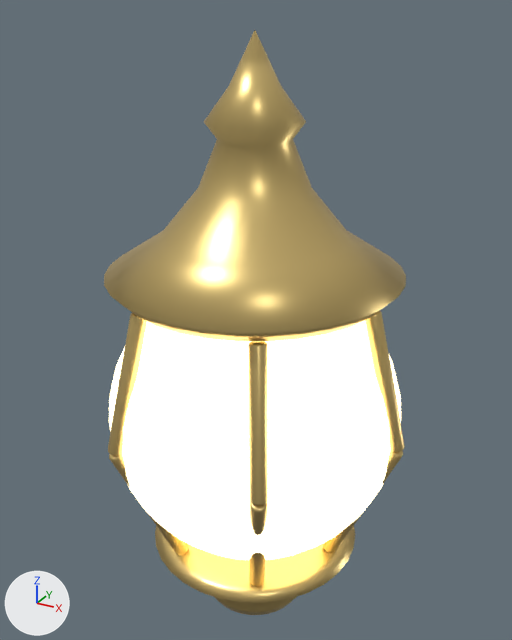
An edit to the glTF model assets/models/gen/lamp_globe.glb, drawn before and after from the same camera.
Rendered twice from a 50 mm lens placed at (0.414, -0.751, 0.821), pointed at (-0.007, 0.015, 0.438). The axes (+X, +Y, +Z) are drawn at lower left. The lights are the same throughout. The older version comes first. Vertices at exactly the same position are counted once.

Names of what the first picture shows: 'lamp_globe'.
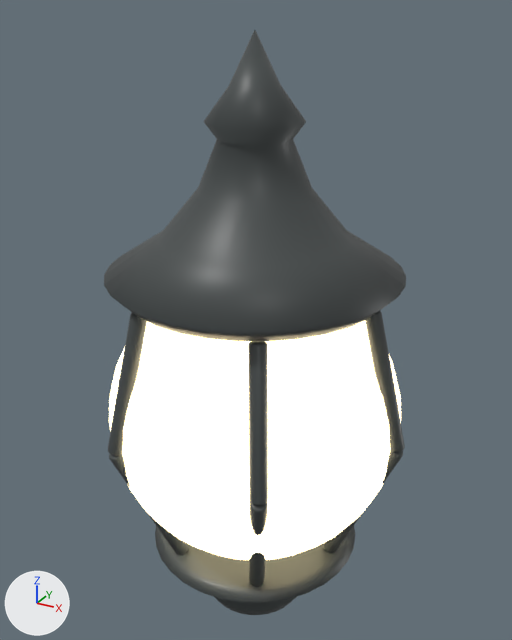
Boxes (x1, y1, x2, y2) around the edits, measured in the pictures (512 x 640 px):
part 1 of me_lathe, recoloured (yellow to dark grey): (104, 30, 406, 615) in both

The edits, one by one:
Material 'ferro' (mat_ferro) is new.
Its base color is (0.06, 0.07, 0.07) (dark grey #454b4b).
Its roughness is 0.45.
me_lathe has 3338 vertices, 6616 faces and spans x -0.214..0.214, y -0.2..0.2, z 0.0..0.8.
me_lathe is used by ob_lamp_globe; location (0.0, 0.0, 0.0).
me_lathe part 1: all 5392 faces that had it switch from mat_latao (yellow #e5c881) to mat_ferro (dark grey #454b4b).
